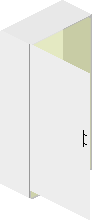
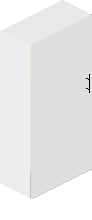
Revision of a layered 92 x 220 image; what changed, layer by layer:
hid "Lager 10" over [83, 130, 87, 147]
hid "Lager 7" over [29, 44, 90, 220]
showed "'" over [31, 15, 92, 199]
